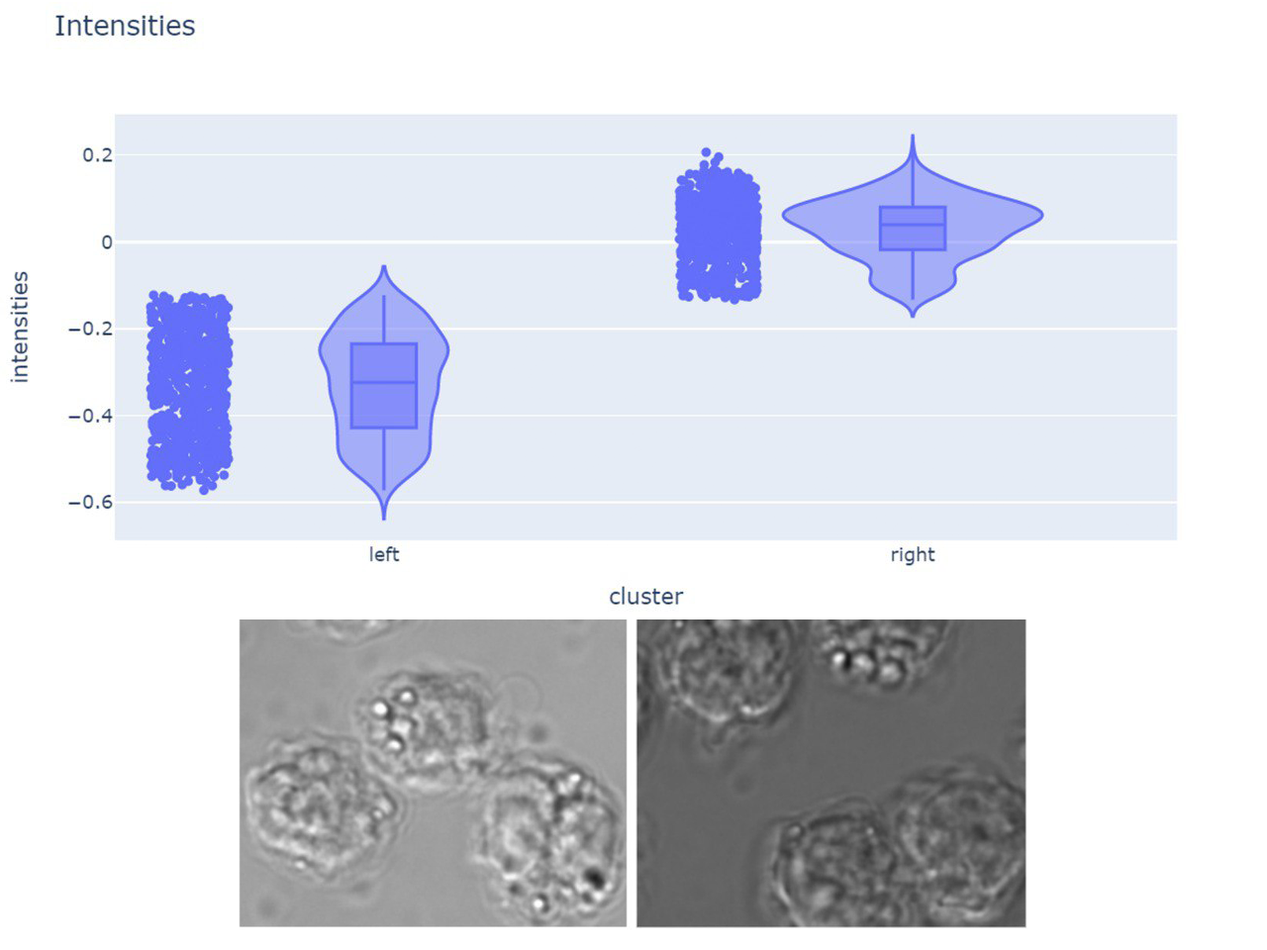
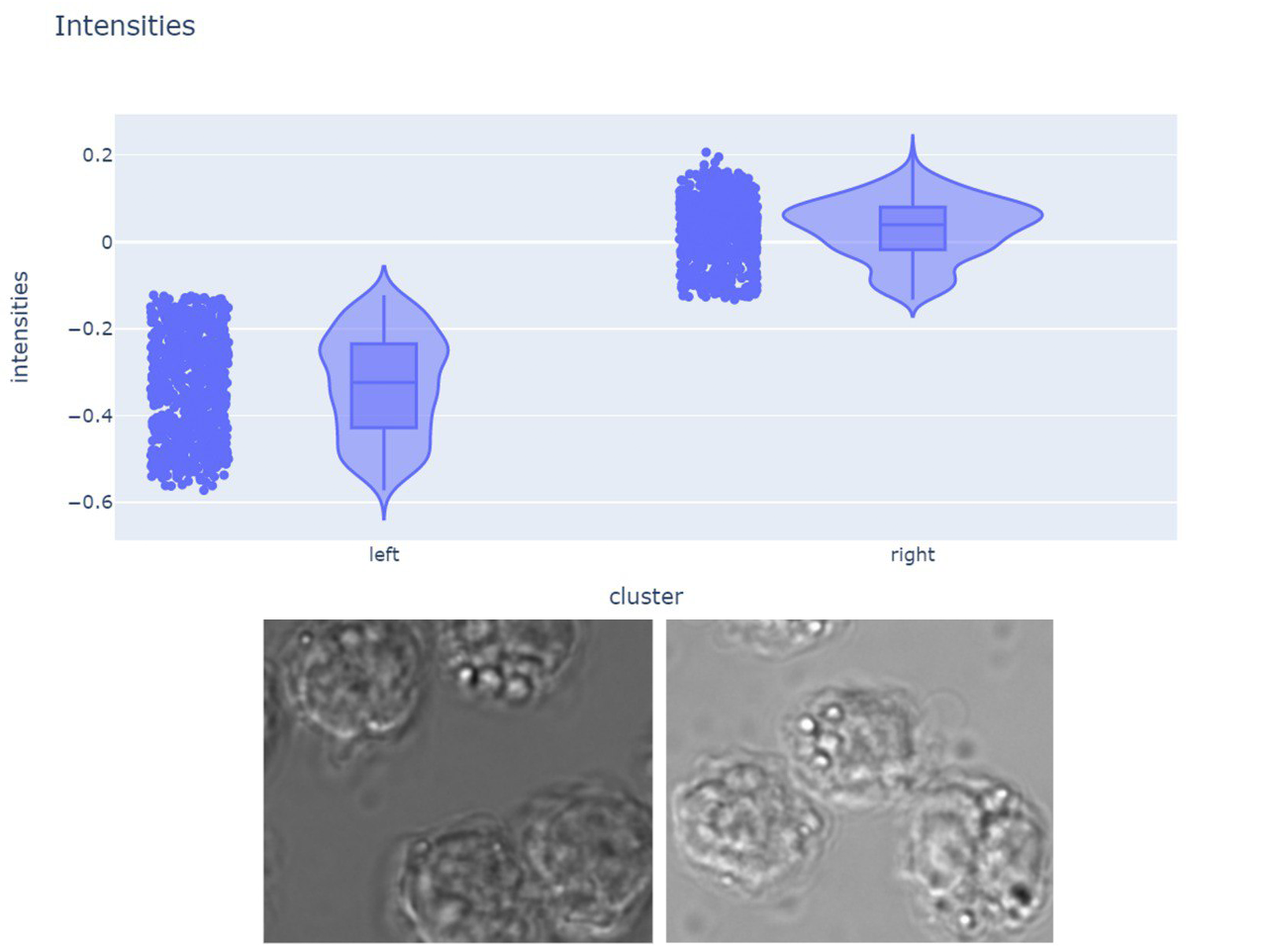
Layer changes from the first 1267 × 950 image to the second:
added layer "Layer 4" above "Layer 2" over [660, 619, 1058, 946]
painted on "Layer 2" over [238, 619, 1034, 946]
